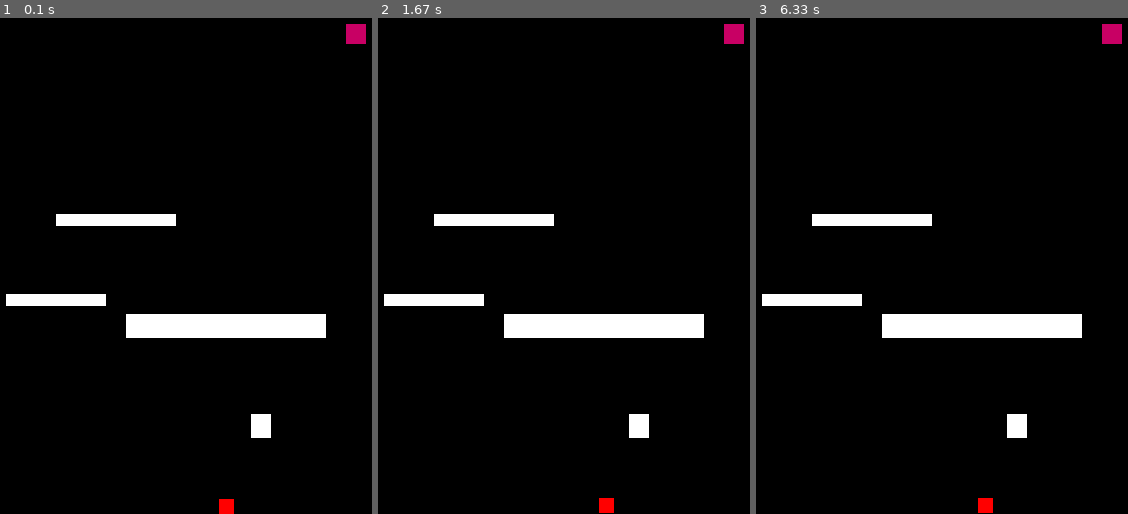
Above: before the commit, frames 1-3 (left to right).
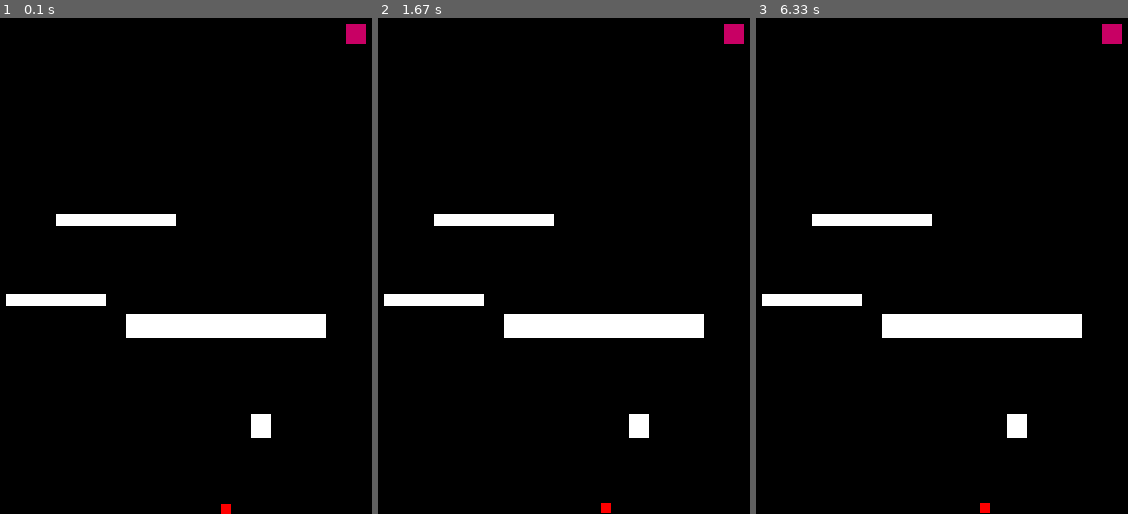
Above: after the commit, the same moments.

Repository: zadeviggers/12dts
Game: pygame game, started from python/maze-game/maze-game.py
Two runs of this game, one before a commit and one after it. Both use one fixed random seed, a clock stepped at 60 frames per second and the inputs below.
Inputs:
- Up to frame 1 (0.1 s): no input
- Up to frame 2 (1.67 s): hold Right 0.33-0.8 s; hold Up 0.83-1.13 s; hold Right 1.17-1.63 s
- Up to frame 3 (6.33 s): hold Left 1.67-2.2 s; hold Down 2.23-2.53 s; hold Up 3-3.37 s; hold Right 3.4-4.03 s; hold Down 4.07-4.43 s; hold Left 4.47-4.93 s; hold Right 4.97-5.43 s; hold Up 5.47-5.77 s; hold Right 5.8-6.27 s; hold Left from 6.3 s (still down)

The runs differ from the first frame. In frame 1, less than 0.1% of the frame differs, in the area x 58-63%, y 96-100%; in frame 2, less than 0.1%; in frame 3, less than 0.1%.

Commit message:
whoops, forgot to commit
Signed-off-by: Zade Viggers <zade.viggers@gmail.com>

Diff:
--- a/python/maze-game/game-data.json
+++ b/python/maze-game/game-data.json
@@ -6,8 +6,8 @@
   "player_colour": [255, 0, 0],
   "level_end_marker_colour": [200, 0, 100],
   "drag": 2,
-  "player_height": 15,
-  "player_width": 15,
+  "player_height": 10,
+  "player_width": 10,
   "player_walk_speed": 2.15,
   "player_max_speed": 3.5,
   "levels": [
@@ -19,31 +19,31 @@
         "resizable": true
       },
       "layout": {
-        "platform_colour": [255, 255, 255],
+        "wall_colour": [255, 255, 255],
         "objects": [
           {
-            "type": "platform",
+            "type": "wall",
             "x": 275,
             "y": 400,
             "width": 20,
             "height": 24
           },
           {
-            "type": "platform",
+            "type": "wall",
             "x": 150,
             "y": 300,
             "width": 200,
             "height": 24
           },
           {
-            "type": "platform",
+            "type": "wall",
             "x": 30,
             "y": 280,
             "width": 100,
             "height": 12
           },
           {
-            "type": "platform",
+            "type": "wall",
             "x": 80,
             "y": 200,
             "width": 120,
@@ -67,31 +67,31 @@
         "resizable": false
       },
       "layout": {
-        "platform_colour": [255, 200, 255],
+        "wall_colour": [255, 200, 255],
         "objects": [
           {
-            "type": "platform",
+            "type": "wall",
             "x": 0,
             "y": 550,
             "width": 100,
             "height": 150
           },
           {
-            "type": "platform",
+            "type": "wall",
             "x": 200,
             "y": 450,
             "width": 100,
             "height": 280
           },
           {
-            "type": "platform",
+            "type": "wall",
             "x": 100,
             "y": 250,
             "width": 100,
             "height": 10
           },
           {
-            "type": "platform",
+            "type": "wall",
             "x": 0,
             "y": 300,
             "width": 50,
@@ -106,6 +106,41 @@
           }
         ]
       }
+    },
+    {
+      "name": "Level 3",
+      "player_start_position": [90, 90],
+      "window": {
+        "width": 200,
+        "height": 200,
+        "resizable": false
+      },
+      "layout": {
+        "wall_colour": [200, 255, 200],
+        "objects": [
+          {
+            "type": "wall",
+            "x": 80,
+            "y": 20,
+            "width": 10,
+            "height": 180
+          },
+          {
+            "type": "wall",
+            "x": 90,
+            "y": 110,
+            "width": 30,
+            "height": 10
+          },
+          {
+            "type": "level-end",
+            "x": 0,
+            "y": 0,
+            "width": 20,
+            "height": 20
+          }
+        ]
+      }
     }
   ]
 }
--- a/python/maze-game/maze-game.py
+++ b/python/maze-game/maze-game.py
@@ -1,3 +1,4 @@
+from typing import Union
 import json
 from math import floor
 import os
@@ -8,7 +9,7 @@
 # Constant
 configuration_file = "game-data.json"
 
-# Load game settings
+# Load game settings from config file
 game = None
 levels = []
 with open(os.path.join(sys.path[0], configuration_file)) as f:
@@ -62,7 +63,7 @@
 
     # Draw objects
     for object in current_level["layout"]["objects"]:
-        colour = current_level["layout"]["platform_colour"]
+        colour = current_level["layout"]["wall_colour"]
         if object["type"] == "level-end":
             colour = game["level_end_marker_colour"]
         pygame.draw.rect(window, colour,
@@ -77,14 +78,22 @@
     draw_level(window)
 
 
-def reset_player_position(window: pygame.Surface):
+def reset_player_position(window: pygame.Surface, x_position: Union[int, None], y_position: Union[int, None]):
     global game
     global player_x_position
     global player_y_position
 
-    # Put the player in the bottom center
-    player_x_position = (window.get_width()//2)-(game["player_width"]//2)
-    player_y_position = window.get_height() - game["player_height"]
+    # Put the player in the bottom center by defualt
+    if x_position is not None:
+        player_x_position = x_position
+    else:
+        player_x_position = (window.get_width()//2)-(game["player_width"]//2)
+
+    if y_position is not None:
+        player_y_position = y_position
+    else:
+        player_y_position = window.get_height() - game["player_height"]
+
     draw_player(window)
 
 
@@ -121,7 +130,12 @@
         draw_level(window)
 
         # Reset player position
-        reset_player_position(window)
+        # "player_start_position": [0, 0],
+        if "player_start_position" in current_level:
+            reset_player_position(
+                window, current_level["player_start_position"][0], current_level["player_start_position"][1])
+        else:
+            reset_player_position(window, None, None)
 
 
 def on_object_hit(window: pygame.Surface, object) -> bool:
@@ -129,8 +143,8 @@
     global current_level_number
     global current_level
 
-    # Platforms just colide
-    if object["type"] == "platform":
+    # walls just colide
+    if object["type"] == "wall":
         return True
 
     # Level-end objects don't colide and load the next level
